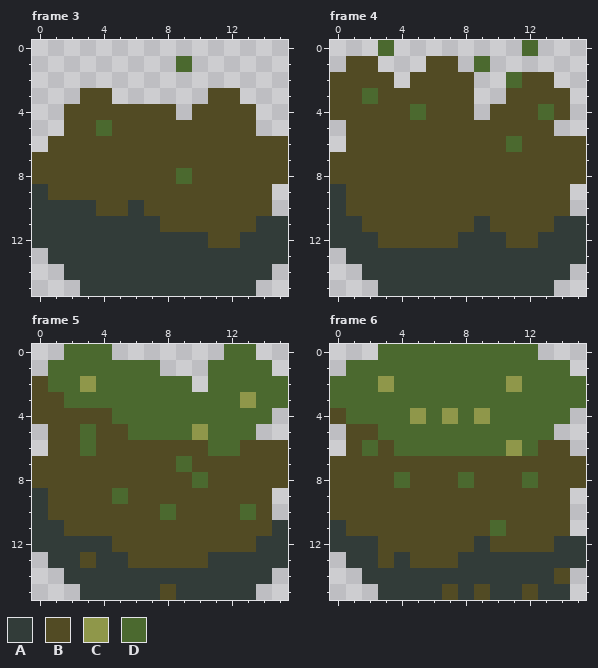
Edited in one commit: pixel-art file (Project/ToImport/TallGrass.aseprite). The picture above was drawn from the file before the commit.
16x16 pixels, 6 frames. Shown: frame 3, frame 4, frame 5, frame 6. The commit also changed other frames, which this record leaves out.
Palette (. is transparent): A #323c39  B #524b24  C #8f974a  D #4b692f
Once edited:
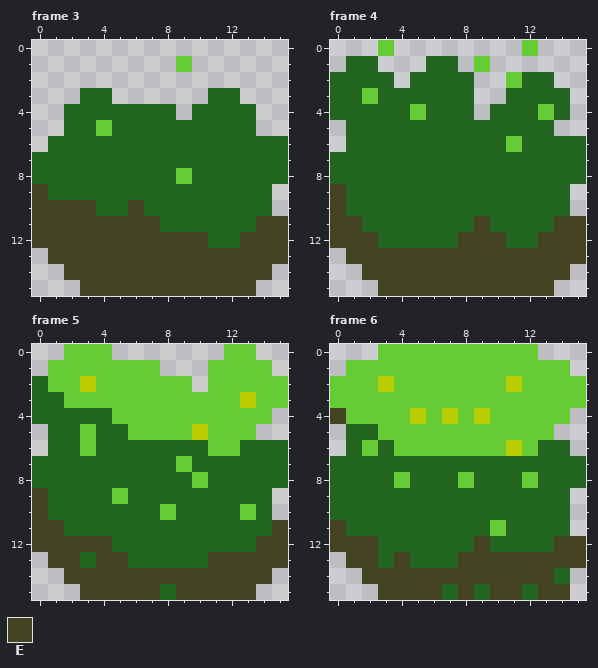
Colours new in this view: E #444422
From old to new:
@@ palette @@
-B #524b24
+B #226622
-C #8f974a
+C #bbcc00
-D #4b692f
+D #66cc33
--- frame 3
@@ x 0..15 @@
  8 BBBBBBBBBDBBBBBB
- 9 ABBBBBBBBBBBBBB.
-10 AAAABBABBBBBBBB.
-11 AAAAAAAABBBBBBAA
-12 AAAAAAAAAAABBAAA
-13 .AAAAAAAAAAAAAAA
-14 ..AAAAAAAAAAAAA.
-15 ...AAAAAAAAAAA..
+ 9 EBBBBBBBBBBBBBB.
+10 EEEEBBEBBBBBBBB.
+11 EEEEEEEEBBBBBBEE
+12 EEEEEEEEEEEBBEEE
+13 .EEEEEEEEEEEEEEE
+14 ..EEEEEEEEEEEEE.
+15 ...EEEEEEEEEEE..
--- frame 4
@@ x 0..15 @@
  8 BBBBBBBBBBBBBBBB
- 9 ABBBBBBBBBBBBBB.
-10 ABBBBBBBBBBBBBB.
-11 AABBBBBBBABBBBAA
-12 AAABBBBBAAABBAAA
-13 .AAAAAAAAAAAAAAA
-14 ..AAAAAAAAAAAAA.
-15 ...AAAAAAAAAAA..
+ 9 EBBBBBBBBBBBBBB.
+10 EBBBBBBBBBBBBBB.
+11 EEBBBBBBBEBBBBEE
+12 EEEBBBBBEEEBBEEE
+13 .EEEEEEEEEEEEEEE
+14 ..EEEEEEEEEEEEE.
+15 ...EEEEEEEEEEE..
--- frame 5
@@ x 0..15 @@
  8 BBBBBBBBBBDBBBBB
- 9 ABBBBDBBBBBBBBB.
-10 ABBBBBBBDBBBBDB.
-11 AABBBBBBBBBBBBBA
-12 AAAAABBBBBBBBBAA
-13 .AABAABBBBBAAAAA
-14 ..AAAAAAAAAAAAA.
-15 ...AAAAABAAAAA..
+ 9 EBBBBDBBBBBBBBB.
+10 EBBBBBBBDBBBBDB.
+11 EEBBBBBBBBBBBBBE
+12 EEEEEBBBBBBBBBEE
+13 .EEBEEBBBBBEEEEE
+14 ..EEEEEEEEEEEEE.
+15 ...EEEEEBEEEEE..
--- frame 6
@@ x 0..2 @@
  3 DDD
- 4 BDD
+ 4 EDD
  5 .BB
@@ x 0..15 @@
 10 BBBBBBBBBBBBBBB.
-11 ABBBBBBBBBDBBBB.
-12 AAABBBBBBABBBBAA
-13 .AABABBBAAAAAAAA
-14 ..AAAAAAAAAAAAB.
-15 ...AAAABABAABAA.
+11 EBBBBBBBBBDBBBB.
+12 EEEBBBBBBEBBBBEE
+13 .EEBEBBBEEEEEEEE
+14 ..EEEEEEEEEEEEB.
+15 ...EEEEBEBEEBEE.
Boxes around the changes in both pictures, in picture pixels (x1, y1, x2, y2):
changed: (32, 56, 288, 296)
changed: (330, 40, 586, 296)
changed: (32, 344, 288, 600)
changed: (330, 344, 586, 600)
